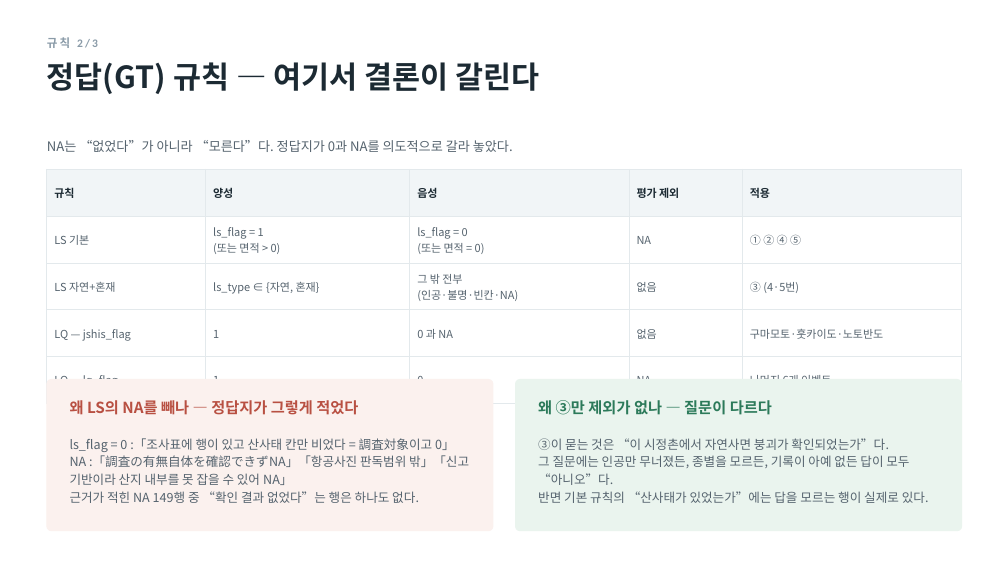
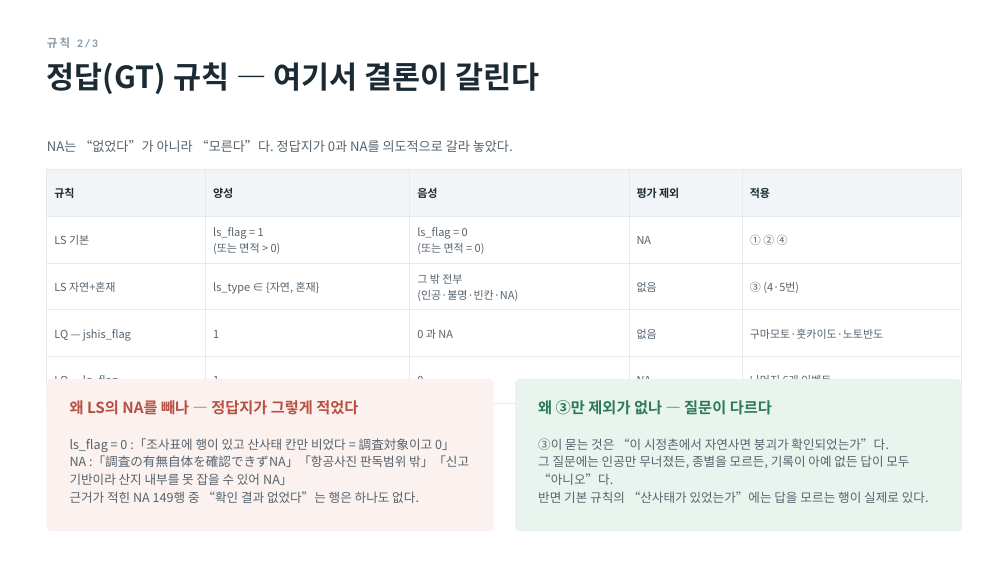
Before and after one commit to minji1217/pilotA-minji, a slide deck: slide 4 of docs/후속실험3_발표.pptx. Drawn at 1008x567 pixels with LibreOffice and Linux fonts; fonts in the diff are those of the drawing. Boxes give left, top, right and bottom in pixels: in the first picture for what was removed or moved away, otherwise in the second. Text is boxed around its words. In the diff, an @@ line names an element or a change of style, - is before the commit and + after.

```diff
--- a/docs/후속실험3_발표.pptx
+++ b/docs/후속실험3_발표.pptx
@@ table at bbox=[47, 169, 962, 383] @@
-row 2, column 5: ① ② ④ ⑤
+row 2, column 5: ① ② ④
```
Also in this commit, not shown: 13 other slides changed, 5 slides removed, 11 other files.
